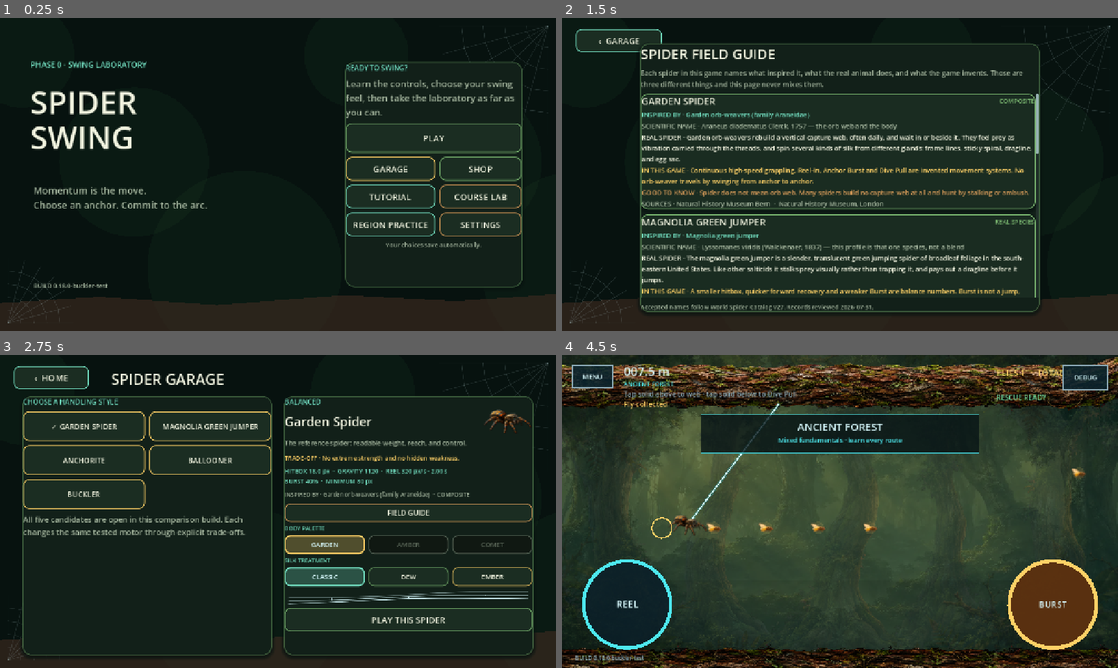
Above: before the commit, frames 1-4 (two rows, left to right).
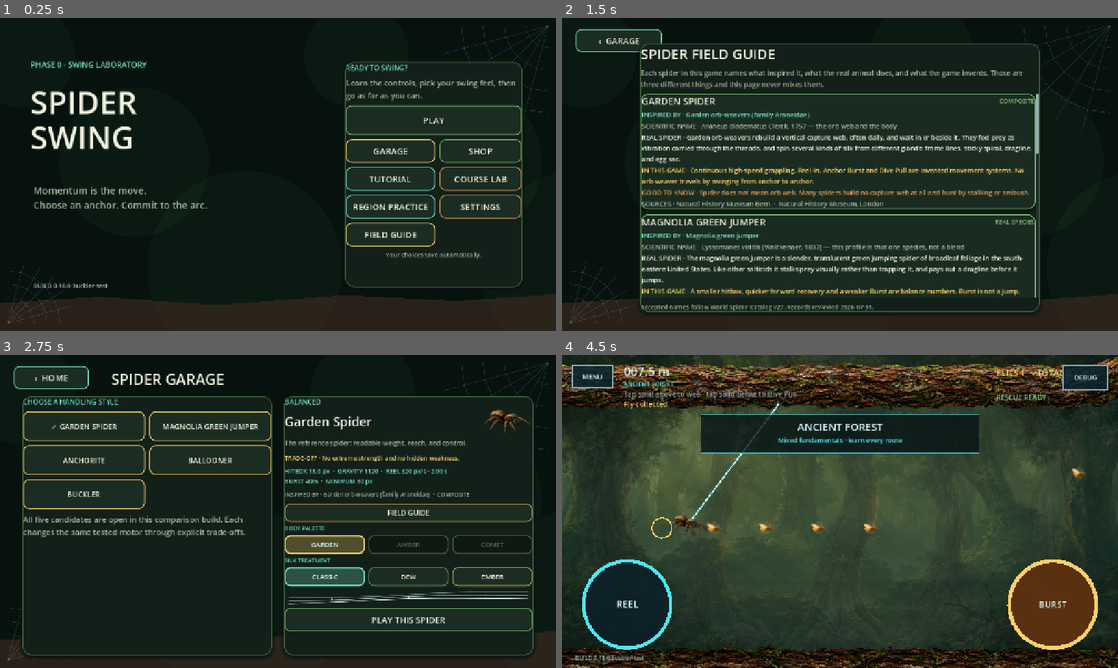
Above: after the commit, the same moments.

Repository: menno420/spider-swing
Game: Godot game, scene res://game/bootstrap/main.tscn
Same seed, same stepped clock (60 frames per second), same inputs: the game is played once before the commit and once after it.
Inputs:
- Up to frame 1 (0.25 s): no input
- Up to frame 2 (1.5 s): click "GARAGE" at 0.5 s; click "FIELD GUIDE" at 1.25 s
- Up to frame 3 (2.75 s): click "‹ GARAGE" at 2 s
- Up to frame 4 (4.5 s): click "CLASSIC" at 2.75 s; click "CLASSIC" at 3.5 s; click "PLAY THIS SPIDER" at 4.25 s

The runs differ from the first frame. In frame 1, 5.0% of the frame differs, in the area x 62-94%, y 19-77%; in frame 2, nothing differs; in frame 3, less than 0.1%; in frame 4, nothing differs.

Commit message:
Give the Field Guide its own Home route
An educational surface nobody finds teaches nobody, and the Garage is a
detour a player only takes when changing spider. The Field Guide is now a
first-class Home route.

It stays reachable from the Garage too, beside the spider it describes, so
FrontEndState records which screen opened it and BACK returns there. That
costs one integer and removes the only real objection to a second entry
point: a back button that lies about where it goes.

Two things measured rather than assumed. The eighth Home route left just
21.4 px of headroom on the card, so the intro paragraph gives up the
height rather than the buttons shrinking — 62.4 px now. "FIELD GUIDE" is
120 px in a 206 px button.

The route contract walks both paths and asserts the BACK label follows the
origin, so a future change cannot silently reintroduce the wrong return.

docs/owner-questions.md now has no open entries. 109 contracts pass; no
gameplay value changed.

Diff:
--- a/game/application/front_end_state.gd
+++ b/game/application/front_end_state.gd
@@ -93,6 +93,7 @@
 ]
 
 var screen: int = Screen.HOME
+var field_guide_return_screen: int = Screen.HOME
 var tutorial_index: int = 0
 var settings: PlayerSettings = PlayerSettings.defaults()
 var progress: PlayerProgress = PlayerProgress.defaults()
@@ -139,8 +140,19 @@
 	changed.emit()
 
 
-func show_field_guide() -> void:
+## The Field Guide is reachable from Home (discoverability) and from the Garage
+## (next to the spider it describes), so it remembers which one to go back to
+## rather than guessing.
+func show_field_guide(return_to: int = Screen.HOME) -> void:
+	field_guide_return_screen = (
+		return_to if return_to in [Screen.HOME, Screen.GARAGE] else Screen.HOME
+	)
 	screen = Screen.FIELD_GUIDE
+	changed.emit()
+
+
+func leave_field_guide() -> void:
+	screen = field_guide_return_screen
 	changed.emit()
 
 
--- a/game/presentation/scripts/front_end.gd
+++ b/game/presentation/scripts/front_end.gd
@@ -21,6 +21,7 @@
 var _creator: Control
 var _practice: Control
 var _field_guide: Control
+var _field_guide_back: Button
 var _tutorial_preview: TutorialPreview
 var _tutorial_kicker: Label
 var _tutorial_title: Label
@@ -197,10 +198,12 @@
 	menu.add_theme_constant_override("separation", 10)
 	_fill_with_margin(menu, card, 24.0)
 	menu.add_child(_section_label("READY TO SWING?"))
-	menu.add_child(_paragraph(
-		"Learn the controls, choose your swing feel, then take the laboratory "
-		+ "as far as you can.",
-	))
+	# Eight routes leave this card tight; the intro carries the least weight,
+	# so it gives up the height rather than the buttons shrinking.
+	var intro := _paragraph(
+		"Learn the controls, pick your swing feel, then go as far as you can.")
+	intro.add_theme_font_size_override("font_size", 18)
+	menu.add_child(intro)
 	var play := _button(&"Play", "PLAY", GREEN, 68.0)
 	play.pressed.connect(_on_play)
 	menu.add_child(play)
@@ -233,6 +236,10 @@
 	settings.pressed.connect(_on_settings)
 	settings.size_flags_horizontal = Control.SIZE_EXPAND_FILL
 	routes.add_child(settings)
+	var field_guide := _button(&"FieldGuide", "FIELD GUIDE", YELLOW, 54.0)
+	field_guide.pressed.connect(_on_field_guide.bind(FrontEndState.Screen.HOME))
+	field_guide.size_flags_horizontal = Control.SIZE_EXPAND_FILL
+	routes.add_child(field_guide)
 	var note := _label("Your choices save automatically.", 14, MUTED)
 	note.horizontal_alignment = HORIZONTAL_ALIGNMENT_CENTER
 	menu.add_child(note)
@@ -447,7 +454,7 @@
 	detail.add_child(_garage_inspiration)
 	var field_guide := _button(&"GarageFieldGuide", "FIELD GUIDE", ORANGE, 42.0)
 	field_guide.add_theme_font_size_override("font_size", 16)
-	field_guide.pressed.connect(_on_field_guide)
+	field_guide.pressed.connect(_on_field_guide.bind(FrontEndState.Screen.GARAGE))
 	detail.add_child(field_guide)
 	detail.add_child(_compact_heading("BODY PALETTE"))
 	var style_rail := HBoxContainer.new()
@@ -684,9 +691,9 @@
 
 func _build_field_guide() -> void:
 	_field_guide = _full_screen(&"FieldGuide")
-	var back := _button(&"FieldGuideBack", "‹  GARAGE", CYAN, 50.0)
-	back.pressed.connect(_on_garage)
-	_place(back, _field_guide, 0.025, 0.035, 0.18, 0.11)
+	_field_guide_back = _button(&"FieldGuideBack", "‹  BACK", CYAN, 50.0)
+	_field_guide_back.pressed.connect(_on_leave_field_guide)
+	_place(_field_guide_back, _field_guide, 0.025, 0.035, 0.18, 0.11)
 	var card := _panel(PANEL)
 	_place(card, _field_guide, 0.14, 0.08, 0.86, 0.94)
 	var content := VBoxContainer.new()
@@ -801,6 +808,12 @@
 	_creator.visible = _state.screen == FrontEndState.Screen.CREATOR
 	_practice.visible = _state.screen == FrontEndState.Screen.PRACTICE
 	_field_guide.visible = _state.screen == FrontEndState.Screen.FIELD_GUIDE
+	if _field_guide.visible:
+		_field_guide_back.text = (
+			"‹  GARAGE"
+			if _state.field_guide_return_screen == FrontEndState.Screen.GARAGE
+			else "‹  HOME"
+		)
 	if _tutorial.visible:
 		var step := _state.current_tutorial_step()
 		_tutorial_kicker.text = str(step.get("kicker", ""))
@@ -1015,9 +1028,14 @@
 		_state.show_shop()
 
 
-func _on_field_guide() -> void:
-	if _state != null:
-		_state.show_field_guide()
+func _on_field_guide(return_to: int) -> void:
+	if _state != null:
+		_state.show_field_guide(return_to)
+
+
+func _on_leave_field_guide() -> void:
+	if _state != null:
+		_state.leave_field_guide()
 
 
 func _on_creator() -> void:
--- a/tests/integration/front_end_flow_tests.gd
+++ b/tests/integration/front_end_flow_tests.gd
@@ -50,7 +50,7 @@
 	view.bind_state(state)
 	for button_name: StringName in [
 		&"Play", &"Garage", &"Shop", &"Tutorial", &"Creator", &"Practice",
-		&"Settings",
+		&"Settings", &"FieldGuide",
 	]:
 		var button := view.front_end_button(button_name)
 		if button == null or button.mouse_filter != Control.MOUSE_FILTER_STOP:
@@ -474,11 +474,34 @@
 				failures.append("%s entry has no %s line" % [spider_id, marker])
 				view.free()
 				return 0
-	view.front_end_button(&"FieldGuideBack").pressed.emit()
+	# The guide is entered from two places, so back must follow the route the
+	# player actually took rather than always landing in the Garage.
+	var guide_back := view.front_end_button(&"FieldGuideBack")
+	if not guide_back.text.contains("GARAGE"):
+		failures.append("the Field Guide back route does not name the Garage")
+		view.free()
+		return 0
+	guide_back.pressed.emit()
 	if state.screen != FrontEndState.Screen.GARAGE:
 		failures.append("the Field Guide does not return to the Garage")
 		view.free()
 		return 0
+	state.show_home()
+	view.front_end_button(&"FieldGuide").pressed.emit()
+	if state.screen != FrontEndState.Screen.FIELD_GUIDE:
+		failures.append("Home does not route to the Field Guide")
+		view.free()
+		return 0
+	if not guide_back.text.contains("HOME"):
+		failures.append("the Field Guide back route does not follow its origin")
+		view.free()
+		return 0
+	guide_back.pressed.emit()
+	if state.screen != FrontEndState.Screen.HOME:
+		failures.append("the Field Guide does not return to Home")
+		view.free()
+		return 0
+	view.front_end_button(&"Garage").pressed.emit()
 	view.front_end_button(&"GarageBack").pressed.emit()
 	view.front_end_button(&"Shop").pressed.emit()
 	var shop_preview := view.find_child(
Not shown, changed: .sessions/2026-07-31-naming-rule.md
Not shown, changed: .substrate/guard-fires.jsonl
Not shown, changed: docs/current-state.md
Not shown, changed: docs/decisions.md
Not shown, changed: docs/owner-questions.md
